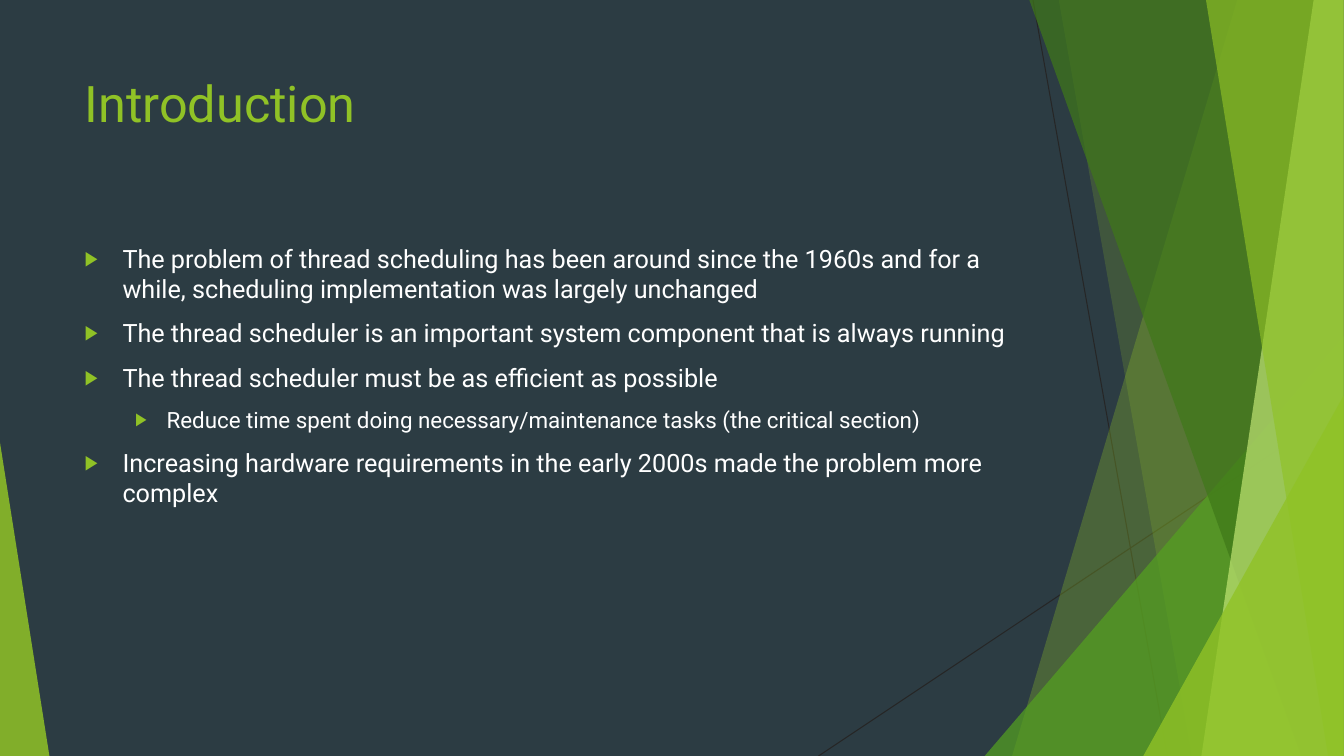
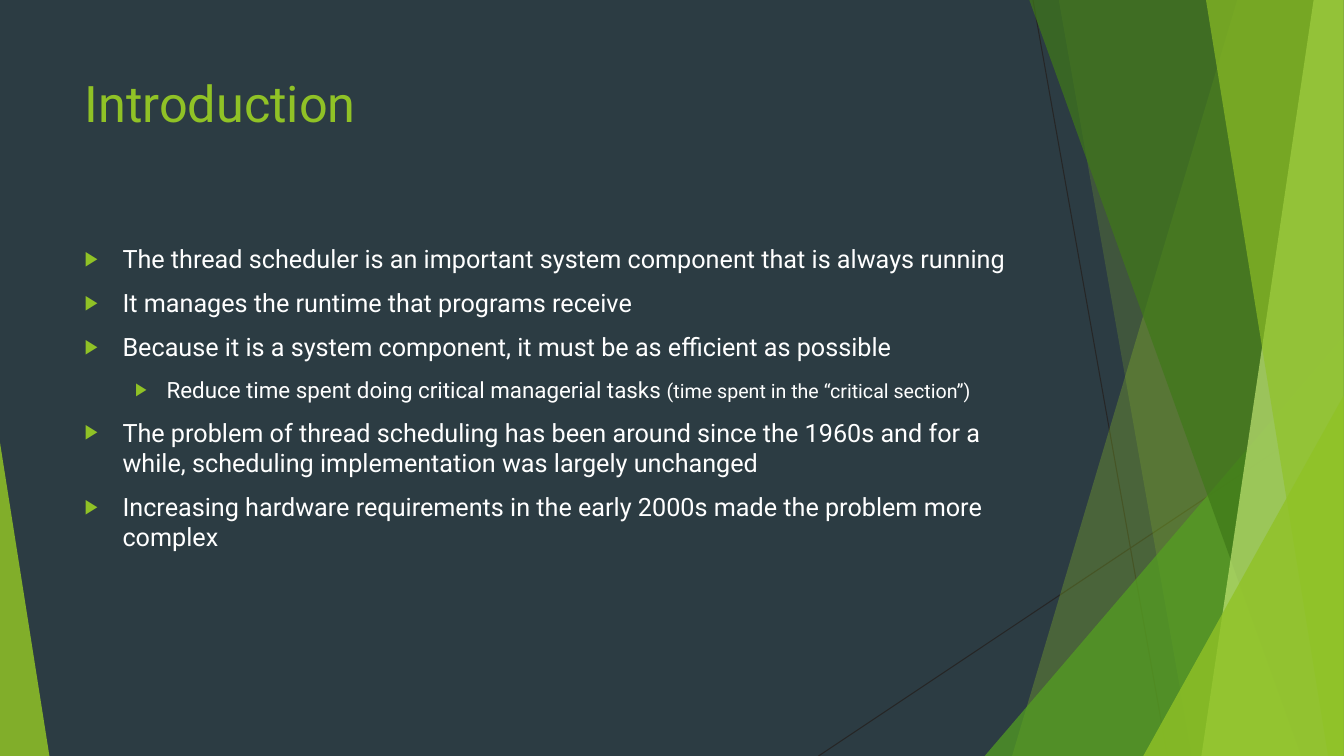
Before and after one commit to danfrz/Senior_seminar_templates, a slide deck: slide 2 of Talk/Thread Scheduler Efficiency Improvements.pptx. Drawn at 1344x756 pixels with LibreOffice and Linux fonts; fonts in the diff are those of the drawing. Boxes give left, top, right and bottom in pixels: in the first picture for what was removed or moved away, otherwise in the second. Text is boxed around its words. In the diff, an @@ line names an element or a change of style, - is before the commit and + after.

```diff
--- a/Talk/Thread Scheduler Efficiency Improvements.pptx
+++ b/Talk/Thread Scheduler Efficiency Improvements.pptx
@@ text at (123, 249, 1004, 403): paragraphs added @@
+▶ The thread scheduler is an important system component that is always running
+▶ It manages the runtime that programs receive
+▶ Because it is a system component, it must be as efficient as possible
+  ▶ Reduce time spent doing critical managerial tasks (time spent in the “critical section”)
@@ text at (123, 323, 1004, 433): paragraphs removed @@
-▶ The thread scheduler is an important system component that is always running
-▶ The thread scheduler must be as efficient as possible
-  ▶ Reduce time spent doing necessary/maintenance tasks (the critical section)
```
Also in this commit, not shown: 16 other slides changed, 12 slides added, 1 slide removed.
